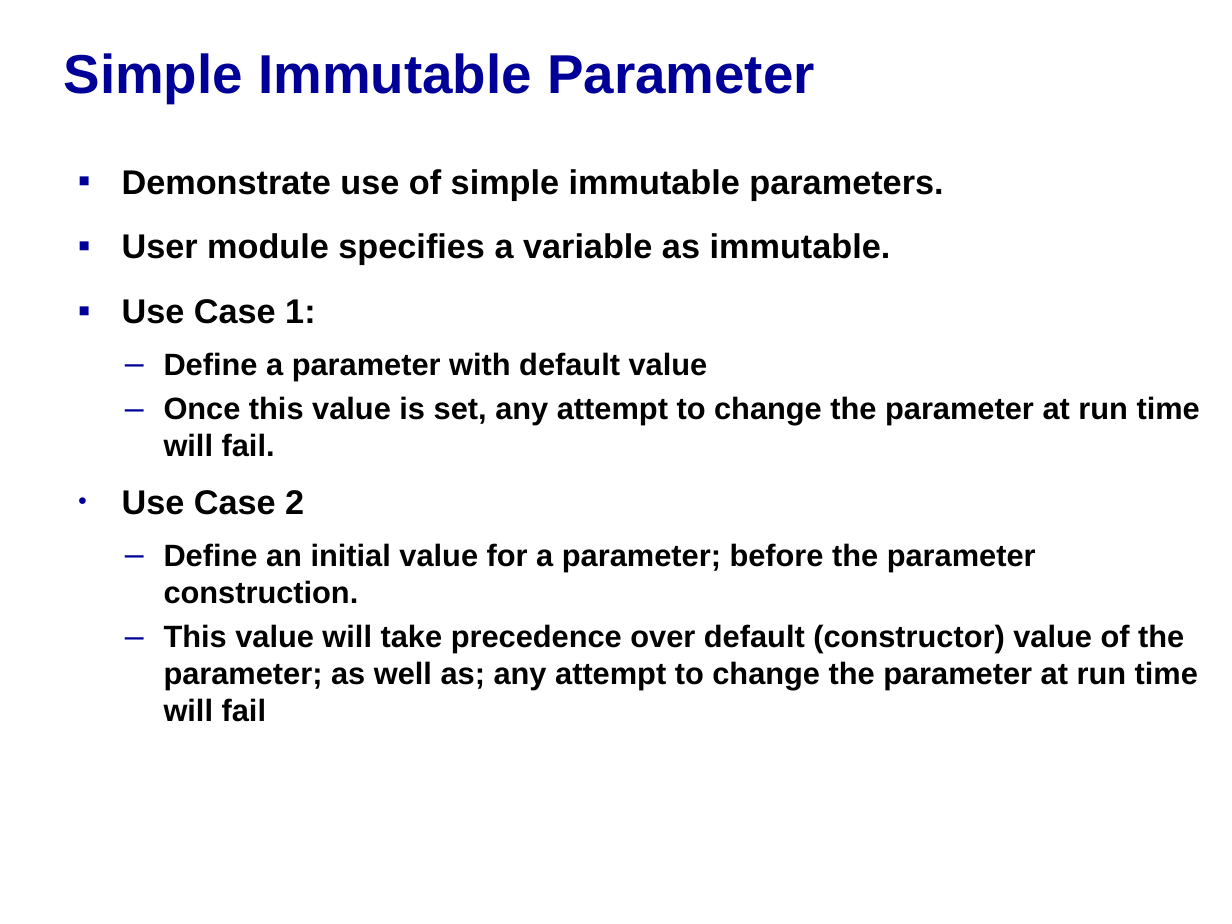
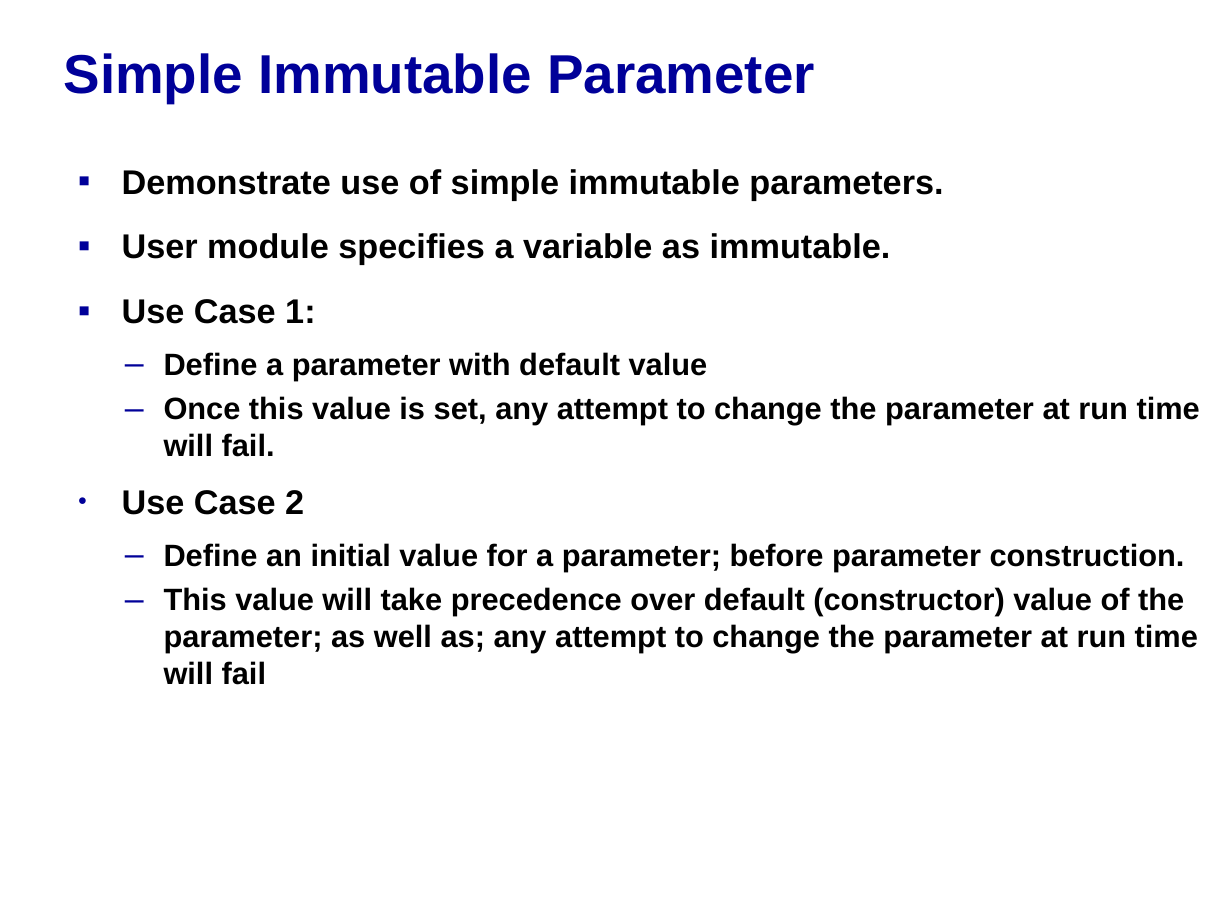
Before and after one commit to accellera-official/cci, a slide deck: slide 2 of examples/ex04_Simple_Immutable_Param/docs/ex04_Simple_Immutable_Param.ppt. Drawn at 1232x924 pixels with LibreOffice and Linux fonts; fonts in the diff are those of the drawing; background and template pictures are left out. Boxes give left, top, right and bottom in pixels: in the first picture for what was removed or moved away, otherwise in the second. Text is boxed around its words. In the diff, an @@ line names an element or a change of style, - is before the commit and + after.

```diff
--- a/examples/ex04_Simple_Immutable_Param/docs/ex04_Simple_Immutable_Param.ppt
+++ b/examples/ex04_Simple_Immutable_Param/docs/ex04_Simple_Immutable_Param.ppt
@@ text at <box>164,543,1185,571</box>: text changed @@
-  – Define an initial value for a parameter; before the parameter construction.
+  – Define an initial value for a parameter; before parameter construction.
```
Also in this commit, not shown: 4 other slides changed, 3 other files.
